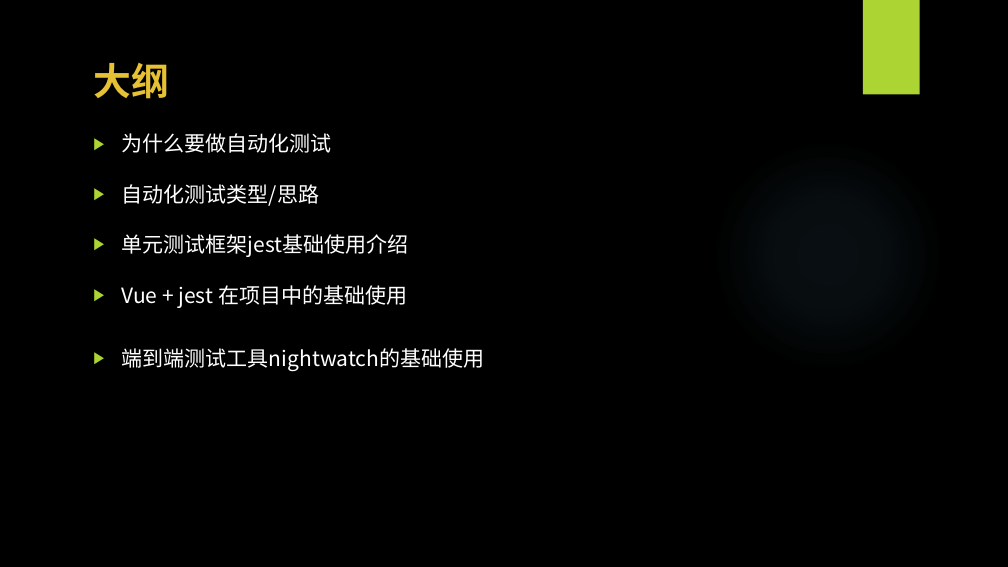
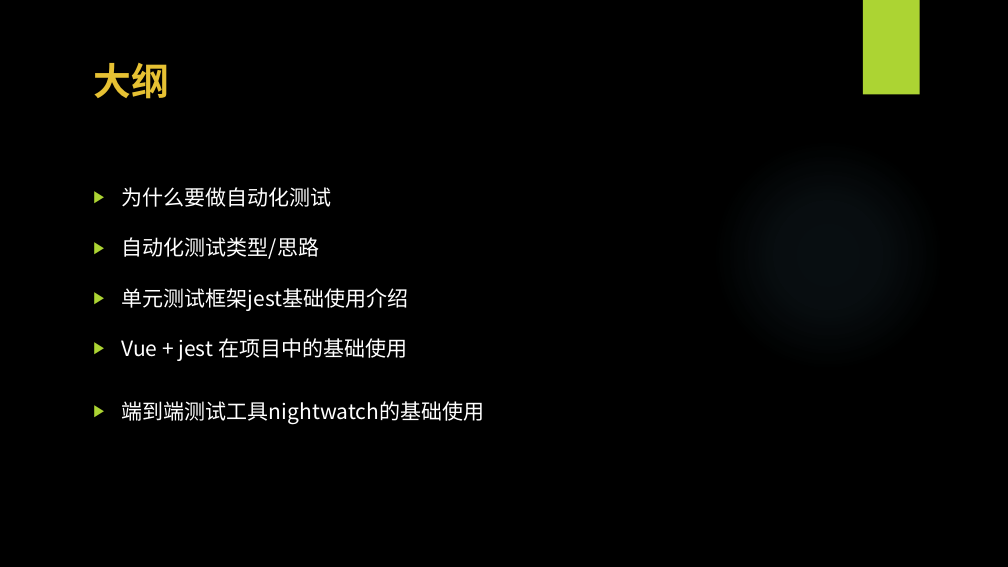
Before and after one commit to WangEbo/auto-test, a slide deck: slide 2 of 王博书的分享/自动化测试.pptx. Drawn at 1008x567 pixels with LibreOffice and Linux fonts; fonts in the diff are those of the drawing; background and template pictures are left out. Boxes give left, top, right and bottom in pixels: in the first picture for what was removed or moved away, otherwise in the second. Text is boxed around its words. In the diff, an @@ line names an element or a change of style, - is before the commit and + after.

```diff
--- a/王博书的分享/自动化测试.pptx
+++ b/王博书的分享/自动化测试.pptx
@@ text "为什么要做自动化测试": place and size @@
-text "为什么要做自动化测试" at [122, 133, 485, 371]
+text "为什么要做自动化测试" at [122, 187, 485, 424]
```
Also in this commit, not shown: 13 other slides changed, 3 slides added, 6 other files.
